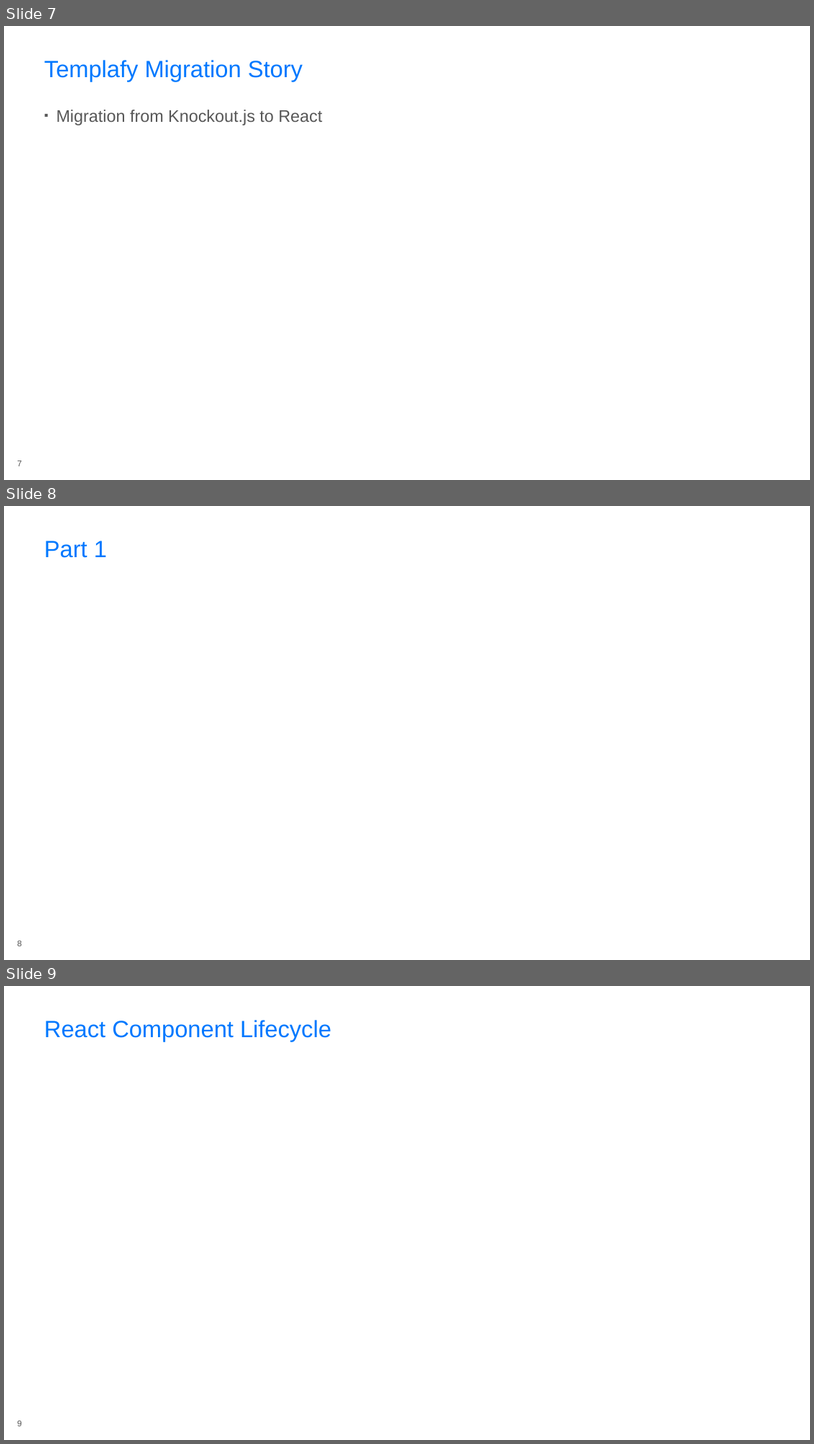
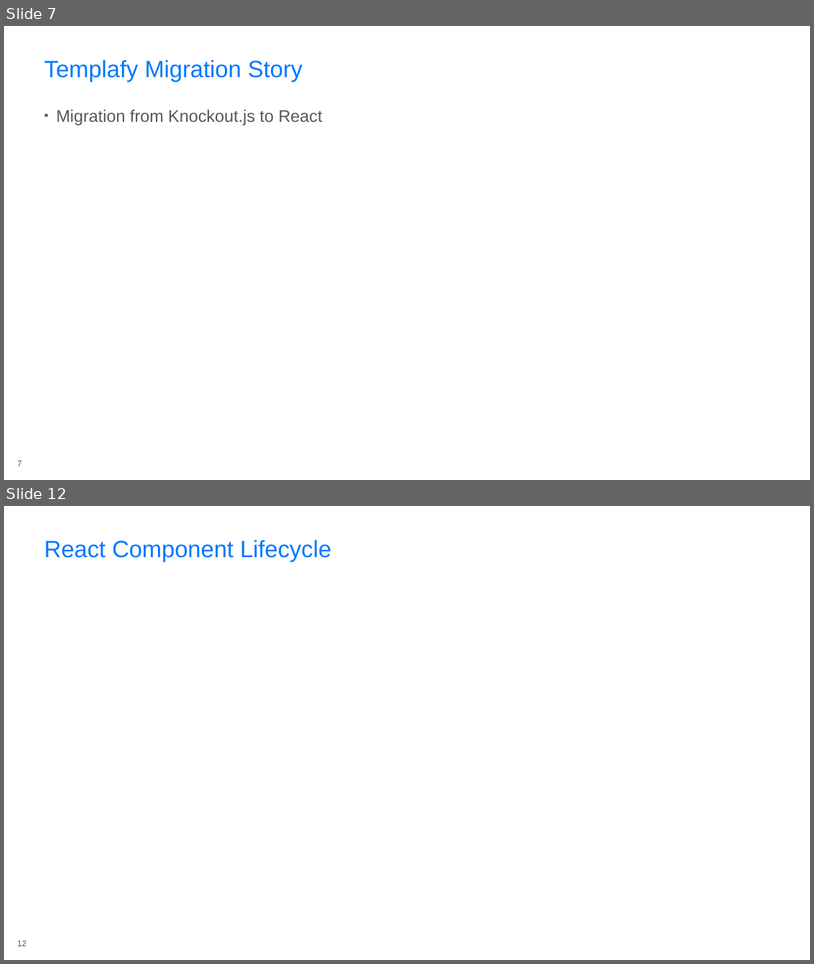
Before and after one commit to rasmuskl/react-webpack-typescript, a slide deck: _notes/Presentation.pptx. Shown one above the other, each under a label of ours: slides 7, 8 and 9 before the commit, slides 7 and 12 after it; the slides between them are not shown. The pictures are 814x1444 and 814x964 pixels, drawn with LibreOffice and Linux fonts; fonts in the diff are those of the drawing; background and template pictures are left out. Boxes give left, top, right and bottom in pixels: in the first picture for what was removed or moved away, otherwise in the second. Text is boxed around its words. In the diff, an @@ line names an element or a change of style, - is before the commit and + after.

```diff
--- a/_notes/Presentation.pptx
+++ b/_notes/Presentation.pptx
@@ slide 8 removed at [4, 506, 810, 960], background #FFFFFF @@
@@ title removed at [44, 541, 107, 558] @@
-Part 1
@@ page number removed at [17, 940, 21, 946] @@
-8
@@ what was slide 9 is now slide 12 @@
@@ page number at [17, 940, 26, 946]: text changed @@
-9
+12
```
Also in this commit, not shown: 2 slides changed, 5 slides added, 1 other slide removed, 5 other files.
